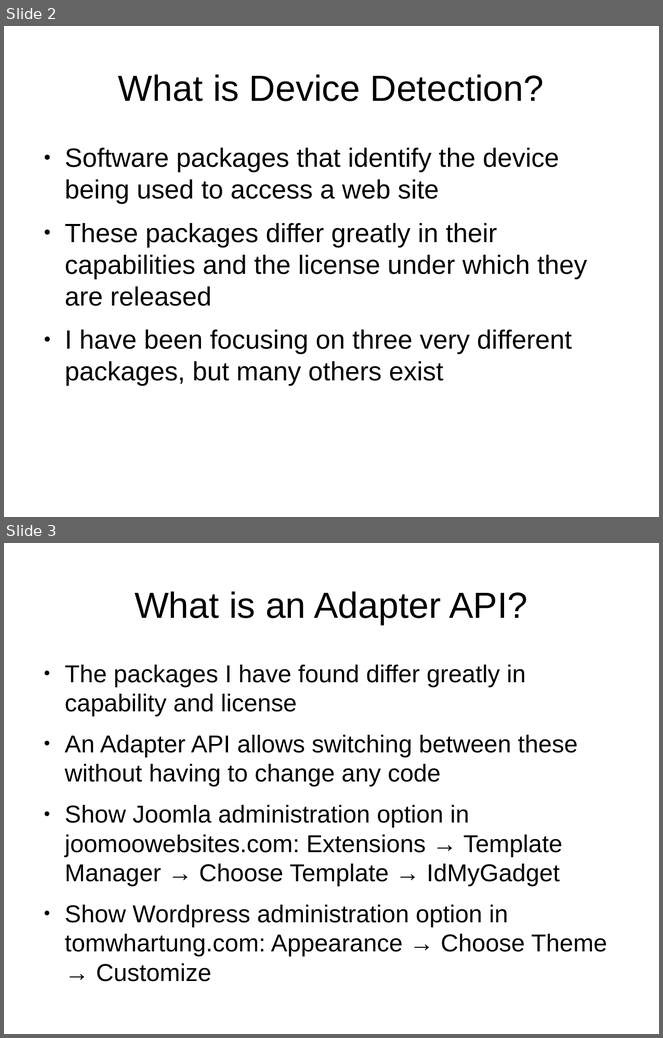
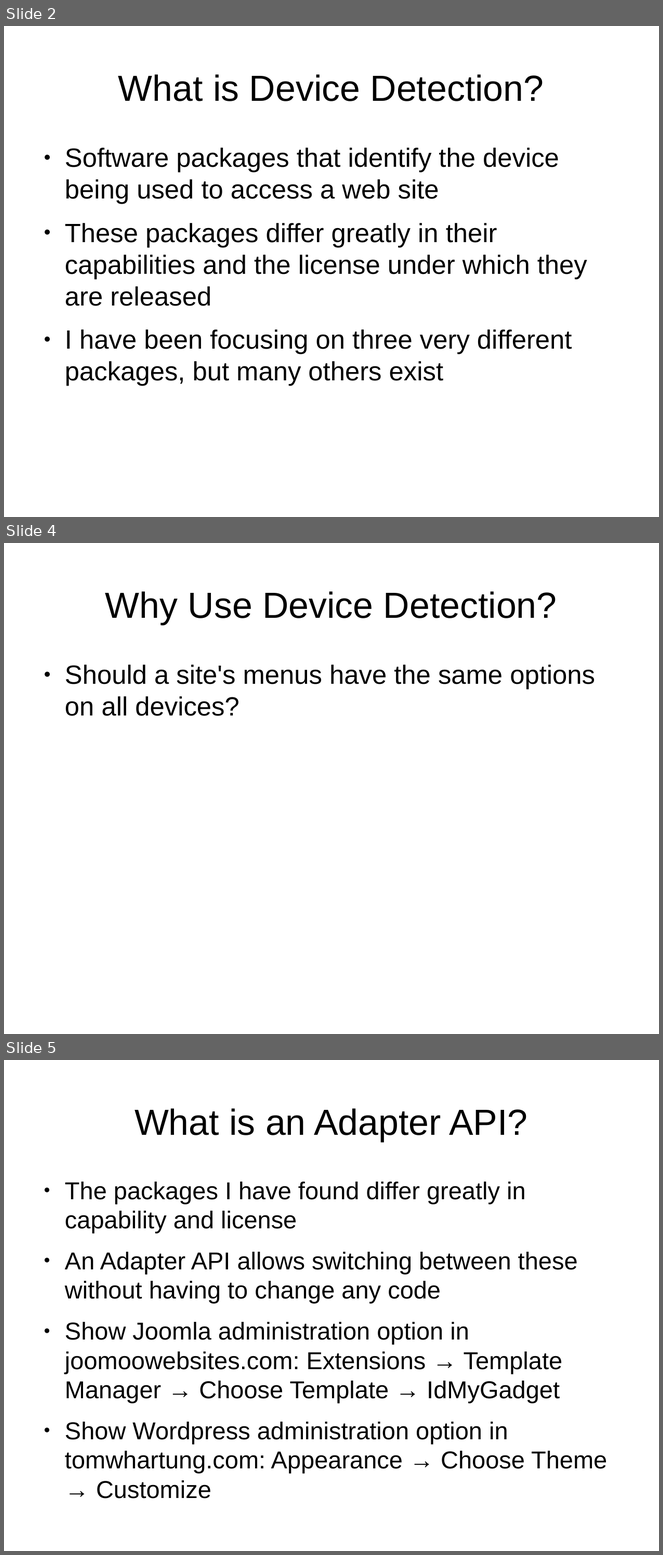
Before and after one commit to tomwhartung/jmws_accoutrements, a slide deck: presentations/2015_08-FRPUG/Device_Detection_PHP.odp. Shown one above the other, each under a label of ours: slides 2 and 3 before the commit, slides 2, 4 and 5 after it; the slides between them are not shown. The pictures are 663x1038 and 663x1555 pixels, drawn with LibreOffice and Linux fonts; fonts in the diff are those of the drawing. Boxes give left, top, right and bottom in pixels: in the first picture for what was removed or moved away, otherwise in the second. Text is boxed around its words. In the diff, an @@ line names an element or a change of style, - is before the commit and + after.

```diff
--- a/presentations/2015_08-FRPUG/Device_Detection_PHP.odp
+++ b/presentations/2015_08-FRPUG/Device_Detection_PHP.odp
@@ slide 4 added at (4, 543, 659, 1034), background #FFFFFF @@
@@ title added at (105, 591, 557, 625), 44 pt, text #000000 @@
+Why Use Device Detection?
@@ text added at (65, 665, 595, 716), 32 pt, text #000000 @@
+● Should a site's menus have the same options on all devices?
@@ what was slide 3 is now slide 5 @@
```
Also in this commit, not shown: 1 slide changed, 1 other slide added.
